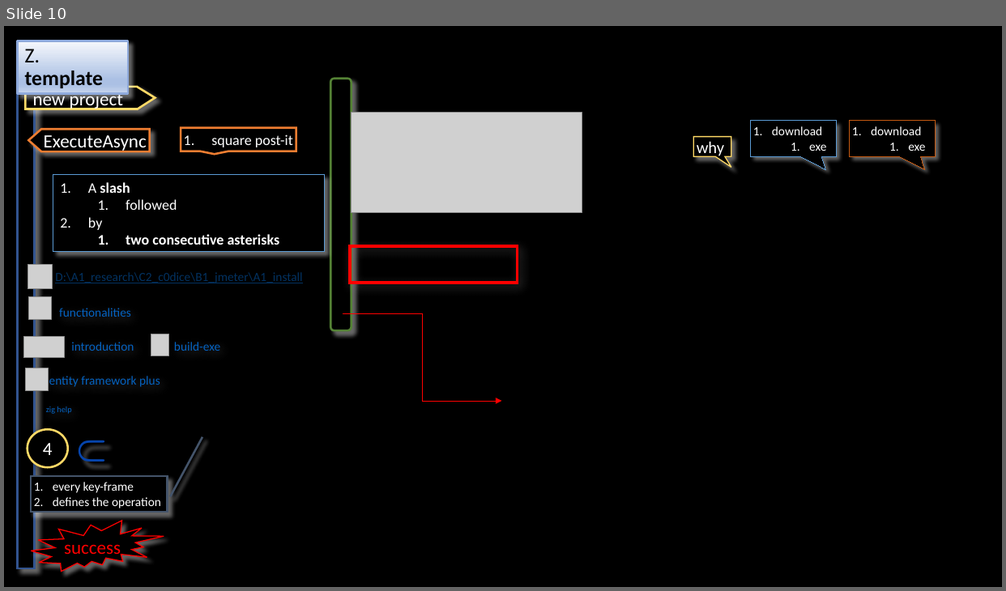
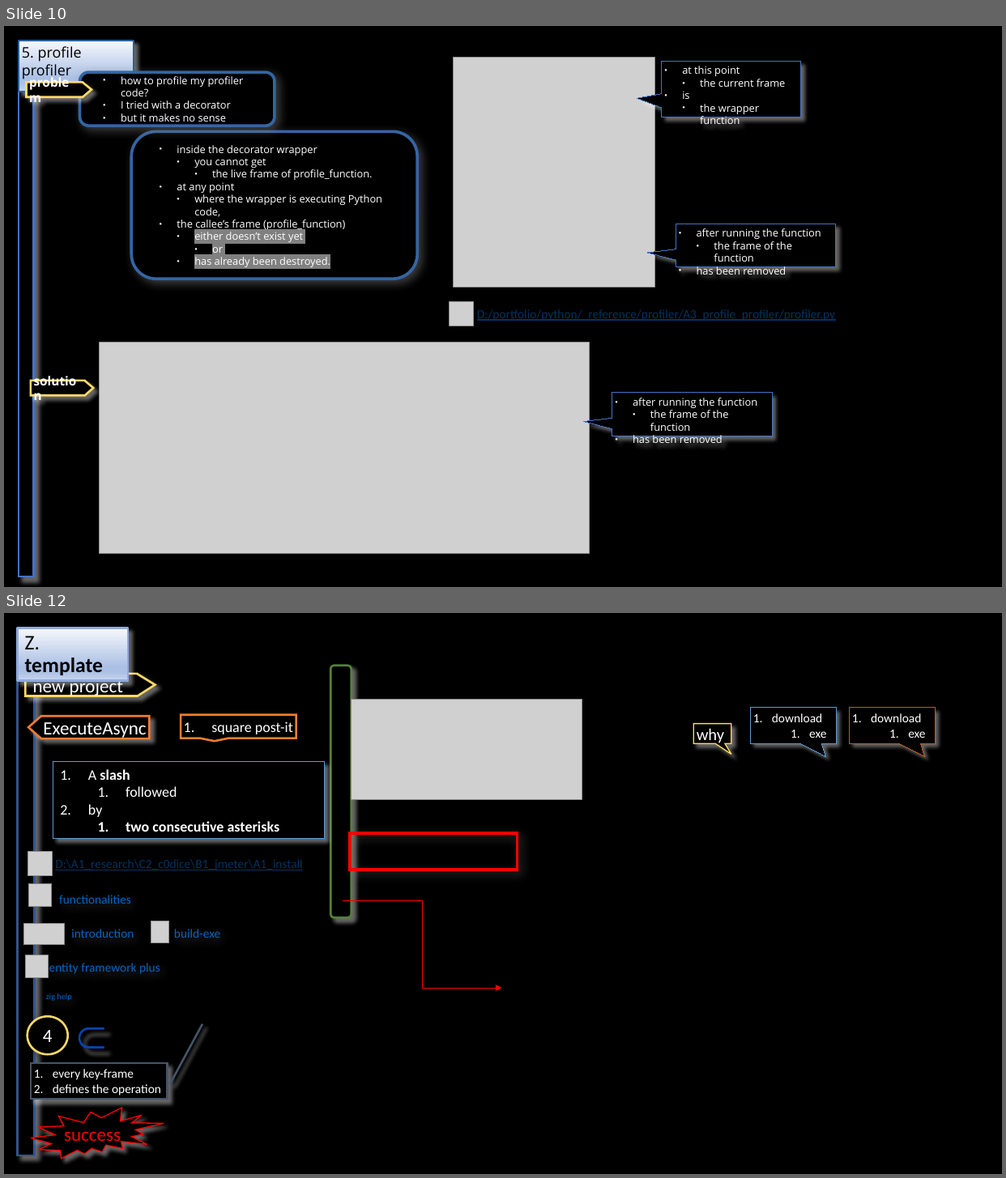
Before and after one commit to 1010836/portfolio, a slide deck: python/_reference/profile.odp. Shown one above the other, each under a label of ours: slide 10 before the commit, slides 10 and 12 after it; the slides between them are not shown. The pictures are 1006x591 and 1006x1178 pixels, drawn with LibreOffice and Linux fonts; fonts in the diff are those of the drawing; grey boxes stand for pictures; background and template pictures are left out. Boxes give left, top, right and bottom in pixels: in the first picture for what was removed or moved away, otherwise in the second. Text is boxed around its words. In the diff, an @@ line names an element or a change of style, - is before the commit and + after.

```diff
--- a/python/_reference/profile.odp
+++ b/python/_reference/profile.odp
@@ slide 10 added at <box>4,26,1002,587</box>, background #000000 @@
@@ title added at <box>4,26,68,587</box>, 12 pt, text #3B3838 @@
+3. profile
@@ title added at <box>19,41,134,64</box>, fill gradient #F6F8FC to #ABC0E4 to #C7D5ED, outline #2A6099 2.01 pt, 14 pt, text #000000 @@
+5. profile profiler
@@ rounded rectangle added at <box>79,72,275,126</box>, fill #000000, outline #3465A4 2.83 pt, 10 pt, text #FFFFFF @@
+  ● how to profile my profiler code?
+  ● I tried with a decorator
+  ● but it makes no sense
@@ picture added at <box>454,58,654,288</box> @@
@@ speech box added at <box>662,61,801,118</box>, fill #000000, outline #4472C4 0 pt, 10 pt, text #FFFFFF @@
+● at this point
+  ● the current frame
+● is
+  ● the wrapper function
@@ rectangle added at <box>19,76,34,577</box>, fill #000000, outline #4472C4 2.01 pt @@
@@ freeform shape added at <box>27,82,91,97</box>, fill #000000, outline #FFD966 2.01 pt, 12 pt, text #FFFFFF, bold @@
+problem
@@ rounded rectangle added at <box>131,131,417,279</box>, fill #000000, outline #3465A4 2.83 pt, 10 pt, text #FFFFFF @@
+  ● inside the decorator wrapper
+    ● you cannot get
+      ● the live frame of profile_function.
+  ● at any point
+    ● where the wrapper is executing Python code,
+  ● the callee’s frame (profile_function)
+    ● either doesn’t exist yet
+      ● or
+    ● has already been destroyed.
@@ speech box added at <box>675,224,836,267</box>, fill #000000, outline #4472C4 0 pt, 10 pt, text #FFFFFF @@
+● after running the function
+  ● the frame of the function
+● has been removed
@@ picture added at <box>450,301,473,327</box> @@
@@ text added at <box>477,310,835,321</box>, 12 pt, text #033261, underline @@
+D:/portfolio/python/_reference/profiler/A3_profile_profiler/profiler.py
@@ picture added at <box>100,342,590,554</box> @@
@@ freeform shape added at <box>31,381,94,396</box>, fill #000000, outline #FFD966 2.01 pt, 12 pt, text #FFFFFF, bold @@
+solution
@@ speech box added at <box>612,393,772,436</box>, fill #000000, outline #4472C4 0 pt, 10 pt, text #FFFFFF @@
+● after running the function
+  ● the frame of the function
+● has been removed
@@ what was slide 10 is now slide 12 @@
```
Also in this commit, not shown: 1 slide changed, 2 other slides added, 1 slide removed, 22 other files.
